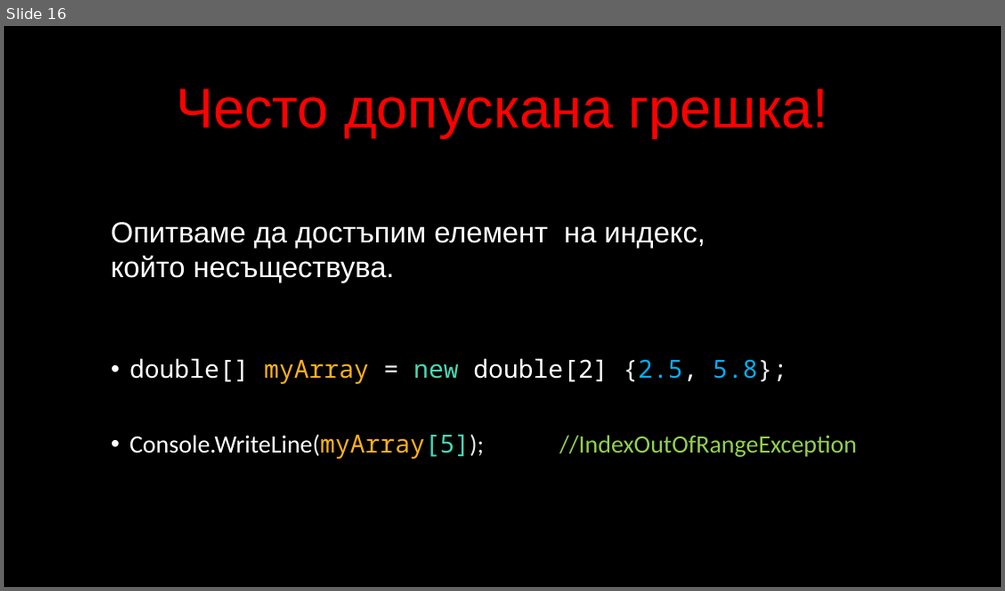
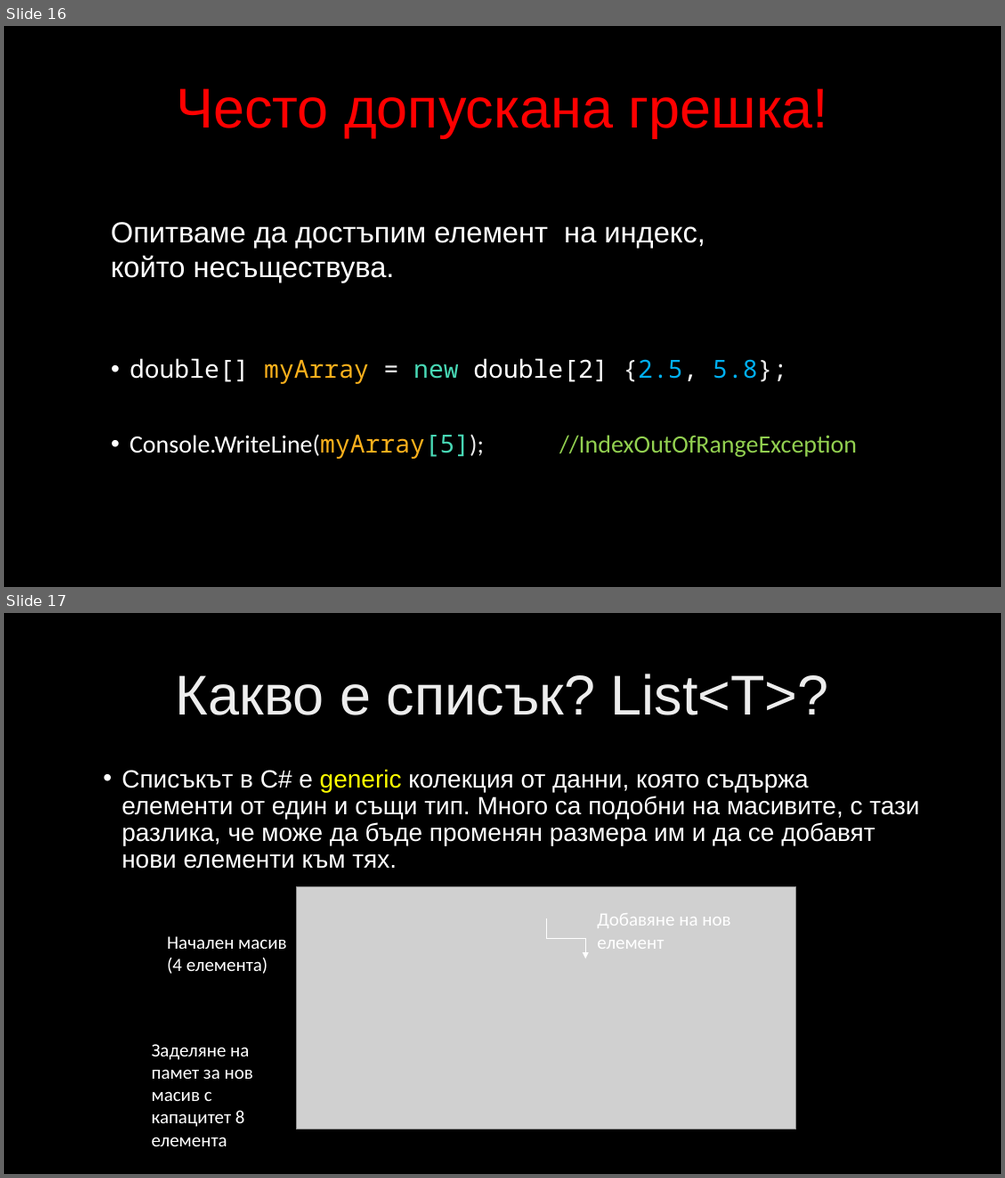
Before and after one commit to velizar92/CSharp-Programming-Presentations, a slide deck: C# Intermediate.pptx. Shown one above the other, each under a label of ours: slide 16 before the commit, slides 16 and 17 after it. The pictures are 1005x591 and 1005x1178 pixels, drawn with LibreOffice and Linux fonts; fonts in the diff are those of the drawing; grey boxes stand for pictures; background and template pictures are left out. Boxes give left, top, right and bottom in pixels: in the first picture for what was removed or moved away, otherwise in the second. Text is boxed around its words. In the diff, an @@ line names an element or a change of style, - is before the commit and + after.

Commit message:
C# Intermediate: List slides

```diff
--- a/C# Intermediate.pptx
+++ b/C# Intermediate.pptx
@@ slide 17 added at [4, 613, 1001, 1174], background picture (left out) @@
@@ title added at [176, 674, 829, 715], 54 pt, text gradient #BFBFBF to #EDEDED to #FFFFFF @@
+Какво е списък? List<T>?
@@ text added at [121, 769, 919, 868], 24 pt, text #FFFFFF @@
+• Списъкът в C# е generic колекция от данни, която съдържа елементи от един и същи тип. Много са подобни на масивите, с тази разлика, че може да бъде променян размера им и да се добавят нови елементи към тях.
@@ picture added at [297, 887, 796, 1129] @@
@@ elbow arrow added from (546, 919) to (586, 958), #FFFFFF 0.5 pt @@
@@ text added at [597, 913, 730, 949], 18 pt, text #FFFFFF @@
+Добавяне на нов елемент
@@ text added at [167, 936, 287, 973], 18 pt, text #FFFFFF @@
+Начален масив
+(4 елемента)
@@ text added at [152, 1044, 253, 1146], 18 pt, text #FFFFFF @@
+Заделяне на памет за нов масив с капацитет 8 елемента
```
Also in this commit, not shown: 1 slide changed, 7 other slides added.
